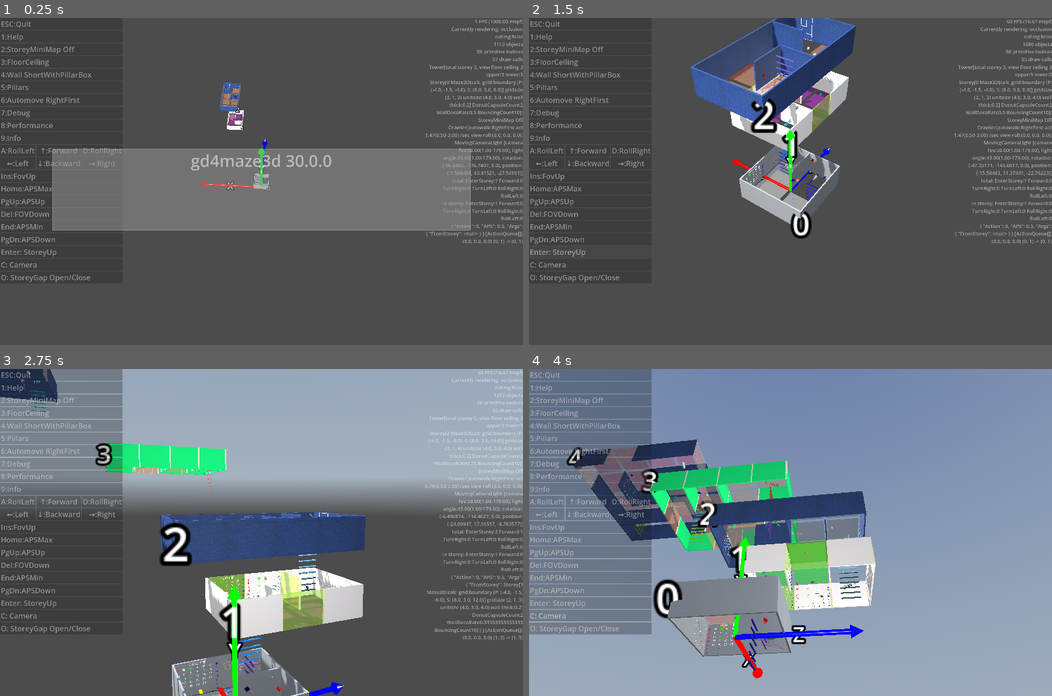
Above: before the commit, frames 1-4 (two rows, left to right).
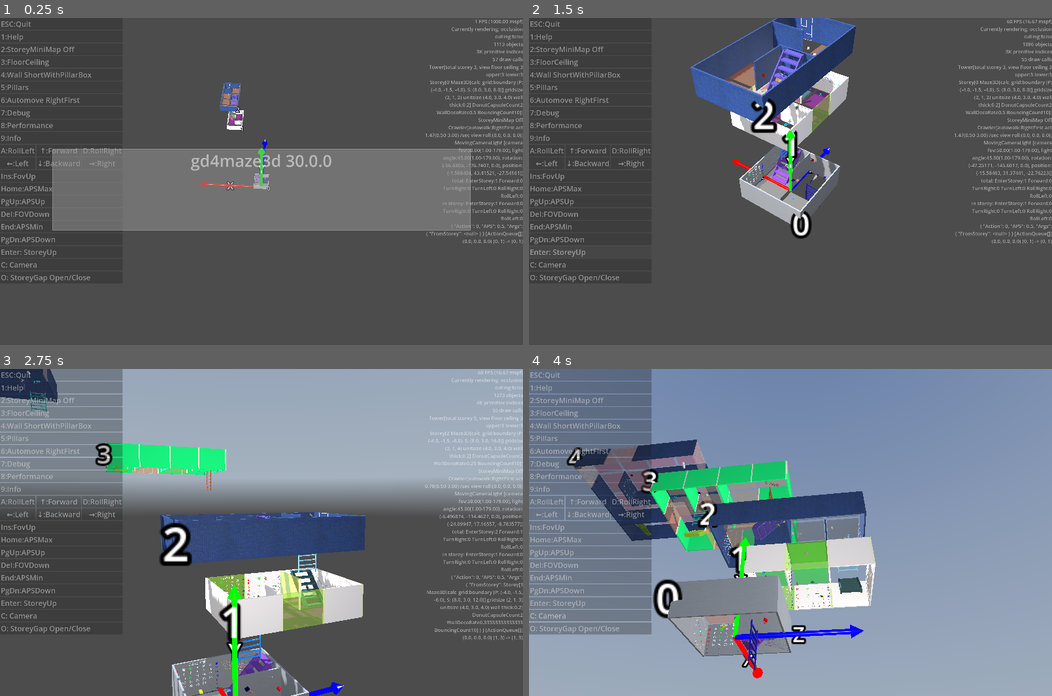
Above: after the commit, the same moments.

Repository: kasworld/gd4maze3d
Game: Godot game, scene res://main.tscn
The game is run twice, just before and just after one commit, with the same random seed, the same clock (stepped at 60 frames per second) and the same inputs. A sky picture missing from this copy of the repository is replaced by a grey-blue gradient.
Inputs (mouse positions are in pixels of both pictures, inside the frame that each line leads up to):
- Up to frame 1 (0.25 s): no input
- Up to frame 2 (1.5 s): click "Enter: StoreyUp" at 0.5 s; click "Enter: StoreyUp" at 1.25 s
- Up to frame 3 (2.75 s): tap Enter at 2 s; move the mouse to (376, 516) at 2.02 s; hold Right from 2.03 s (still down); tap Q at 2.1 s; click (376, 516) at 2.17 s
- Up to frame 4 (4 s): move the mouse to (685, 548) at 2.77 s; release Right at 2.78 s; hold Down 2.78-3.53 s; tap E at 2.85 s; move the mouse to (842, 460) at 3.52 s; hold Right from 3.53 s (still down); tap 1 at 3.6 s

The runs differ from the first frame. In frame 1, less than 0.1% of the frame differs, in the area x 43-51%, y 23-51%; in frame 2, 0.7%; in frame 3, 1.0%, in the area x 5-63%, y 6-100%; in frame 4, 0.8%.

Commit message:
use stair ladder mix

Diff:
--- a/maze_3d/maze_3d.gd
+++ b/maze_3d/maze_3d.gd
@@ -111,7 +111,7 @@
 func add_stair(cell_posi :Vector3i, dir :Maze.Dir, co :Color) -> WireNet:
 	var wn :WireNet = preload("res://wire_net/wire_net.tscn").instantiate()
 	wn.init(
-		Vector2(calc_grid.unit_size.x*0.7, calc_grid.unit_size.z),
+		Vector2(calc_grid.unit_size.x*0.5, calc_grid.unit_size.z),
 		Vector2i(2,6),
 		calc_grid.unit_size.y/20,
 		calc_grid.unit_size.y/5,
@@ -126,9 +126,16 @@
 
 func add_ladder(cell_posi :Vector3i, dir :Maze.Dir, co :Color) -> WireNet:
 	var wn :WireNet = preload("res://wire_net/wire_net.tscn").instantiate()
-	wn.init(
+	wn.init_wire_H(
+		Vector2(calc_grid.unit_size.x*0.5, calc_grid.unit_size.y*0.8),
+		Vector2i(0,6),
+		calc_grid.unit_size.y/30,
+		calc_grid.unit_size.y/30,
+		co,
+		false)
+	wn.init_wire_V(
 		Vector2(calc_grid.unit_size.x*0.5, calc_grid.unit_size.y),
-		Vector2i(0,6),
+		Vector2i(2,6),
 		calc_grid.unit_size.y/30,
 		calc_grid.unit_size.y/30,
 		co,
--- a/storey/storey.gd
+++ b/storey/storey.gd
@@ -134,7 +134,7 @@
 	goal_posi = 구석자리목록.pop_back()
 	goal_color = RandomColorIter.get_and_next()
 	goal_dir = Maze.DirOpppsite[maze2d.get_open_dir_at(goal_posi.x,goal_posi.y).pick_random()]
-	maze3d.add_ladder(Vector3i(goal_posi.x, 0, goal_posi.y), goal_dir, goal_color )
+	maze3d.add_stair(Vector3i(goal_posi.x, 0, goal_posi.y), goal_dir, goal_color )
 	maze3d.make_stair_hole(maze3d.get_ceiling(), goal_posi)
 	sw.split("maze3d add_stair")
 	$EndMark.init(크기기준*0.2, 크기기준/100, goal_color, "Goal %d" % storey_num, goal_posi
--- a/tower/tower.gd
+++ b/tower/tower.gd
@@ -117,6 +117,7 @@
 	if storey_list.size() > 1:
 		var last_st := storey_list[-2]
 		var diff := last_st.get_goal_pos() - st.get_start_pos()
+		#var dir_vt := Maze.DirToVt2[last_st.goal_dir] # + Maze.DirToVt2[st.start_dir]
 		var dir_vt := Vector2.ZERO #  Maze.DirToVt2[last_st.goal_dir] # + Maze.DirToVt2[st.start_dir]
 		st.position.x = last_st.position.x + diff.x + dir_vt.x * cell_size.x
 		st.position.z = last_st.position.z + diff.z + dir_vt.y * cell_size.z
